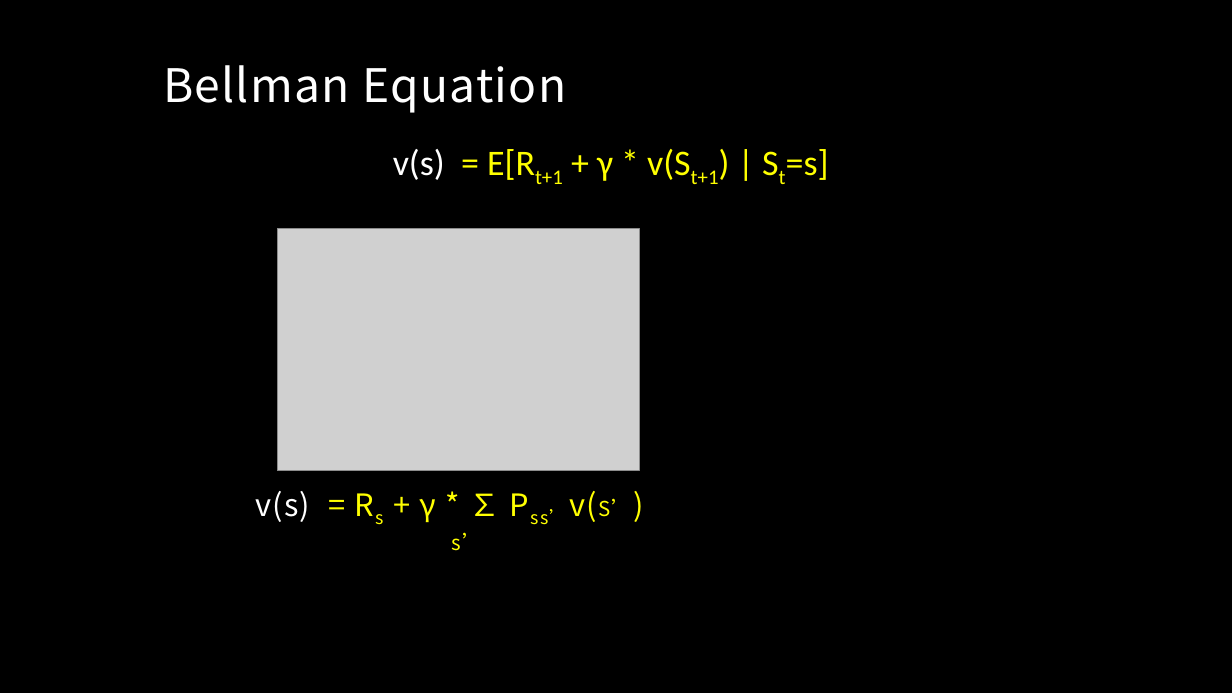
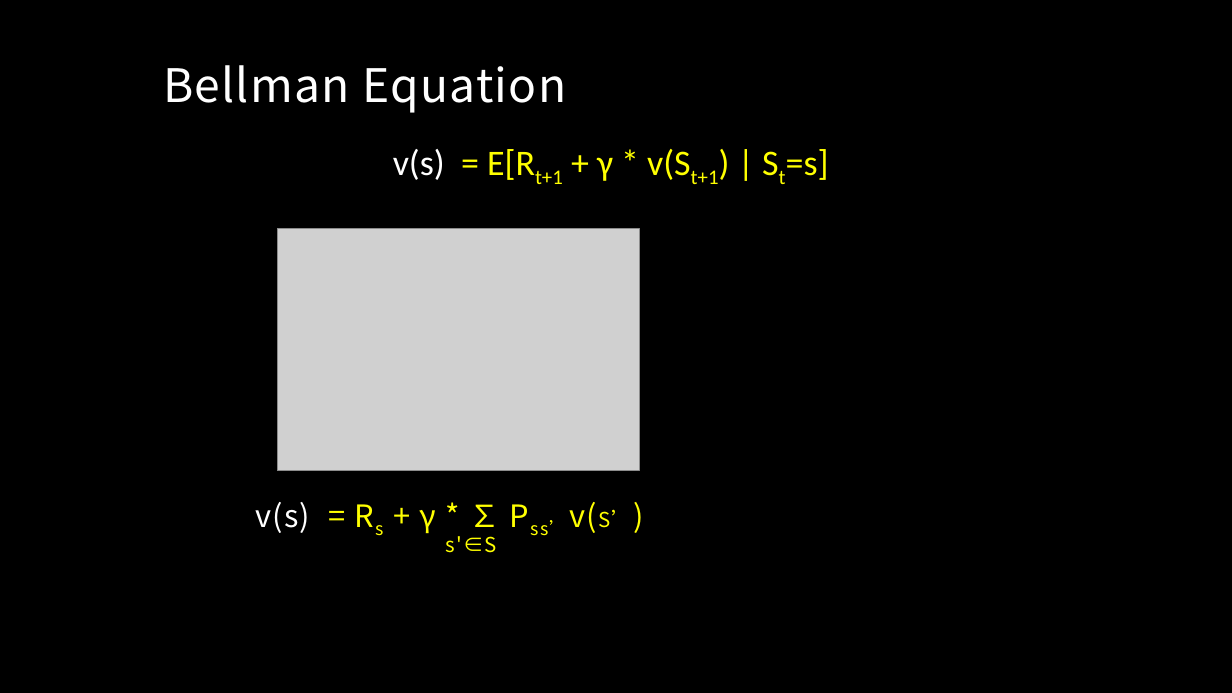
Before and after one commit to MacgyverLin/VintageComputer, a slide deck: slide 19 of Speech/Reinforcement Learning 2.pptx. Drawn at 1232x693 pixels with LibreOffice and Linux fonts; fonts in the diff are those of the drawing; grey boxes stand for pictures; background and template pictures are left out. Boxes give left, top, right and bottom in pixels: in the first picture for what was removed or moved away, otherwise in the second. Text is boxed around its words. In the diff, an @@ line names an element or a change of style, - is before the commit and + after.

```diff
--- a/Speech/Reinforcement Learning 2.pptx
+++ b/Speech/Reinforcement Learning 2.pptx
@@ text at [445, 536, 497, 553]: text changed @@
-s’
+s'∈S
```
Also in this commit, not shown: 8 other slides changed, 1 slide added.
